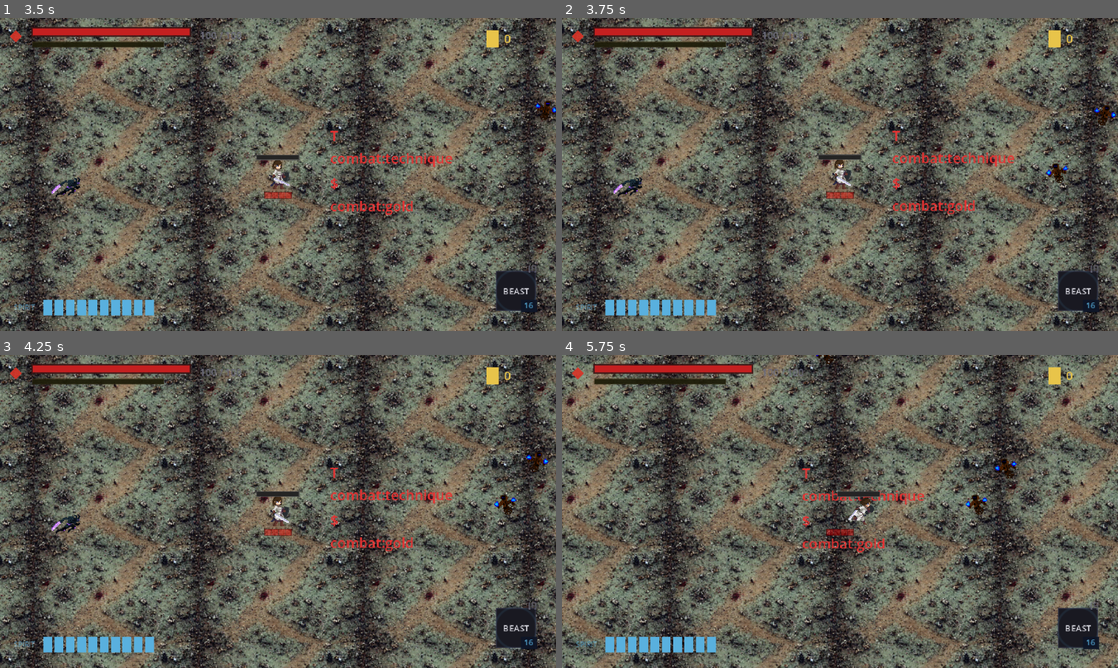
Above: before the commit, frames 1-4 (two rows, left to right).
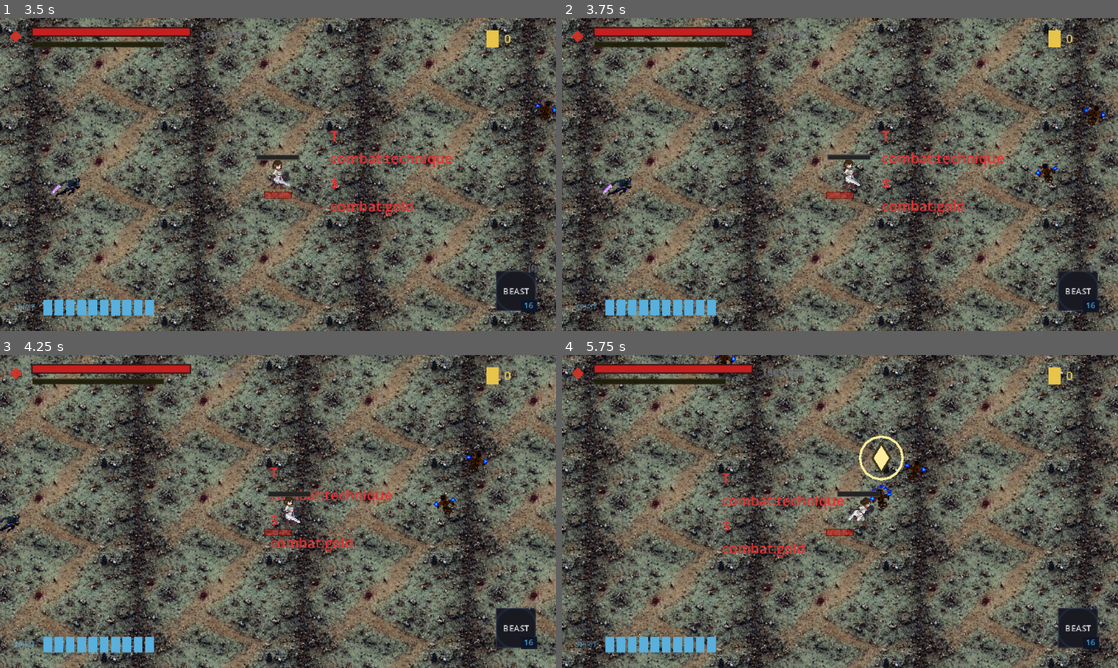
Above: after the commit, the same moments.

Repository: seancl8611/oathbound
Game: Godot game, scene res://TitleScreen/menu.tscn
The game is run twice, just before and just after one commit, with the same random seed, the same clock (stepped at 60 frames per second) and the same inputs. Sound files missing from this copy of the repository are replaced by a short silence.
Inputs (mouse positions are in pixels of both pictures, inside the frame that each line leads up to):
- Up to frame 1 (3.5 s): click "New Game" at 0.5 s; click "Slot 1 • 0h 00m First Attempt…" at 1.25 s; click "Cancel" at 2 s; click "Slot 2 Empty" at 2.75 s
- Up to frame 2 (3.75 s): tap Enter (ui_accept) at 3.5 s; move the mouse to (962, 158) at 3.52 s; press the mouse at (962, 158) at 3.53 s; hold D (right) from 3.53 s (still down)
- Up to frame 3 (4.25 s): keep holding D (right); tap Enter (ui_accept) at 3.77 s
- Up to frame 4 (5.75 s): release D (right) at 4.25 s; release the mouse at (962, 495) at 4.25 s; drag from (728, 527) to (1101, 464) at 4.27 s; move the mouse to (895, 442) at 5.02 s; hold D (right) from 5.03 s (still down); tap E (execute_finisher) at 5.1 s

Frame 1 is identical in both runs. In frame 2, 59% of the frame differs, in the area x 0-100%, y 0-100%; in frame 3, 72%; in frame 4, 73%.

Commit message:
Route Player stability through V2 motion layer

Diff:
--- a/game/oathbound/Player/OathboundPlayerStability.gd
+++ b/game/oathbound/Player/OathboundPlayerStability.gd
@@ -1,4 +1,4 @@
-extends "res://Player/OathboundPlayer.gd"
+extends "res://Player/OathboundPlayerMotion.gd"
 
 ## First combat-stability layer over the current Player controller.
 ## Owns hard death-state behavior, authoritative block-origin resolution, and the
